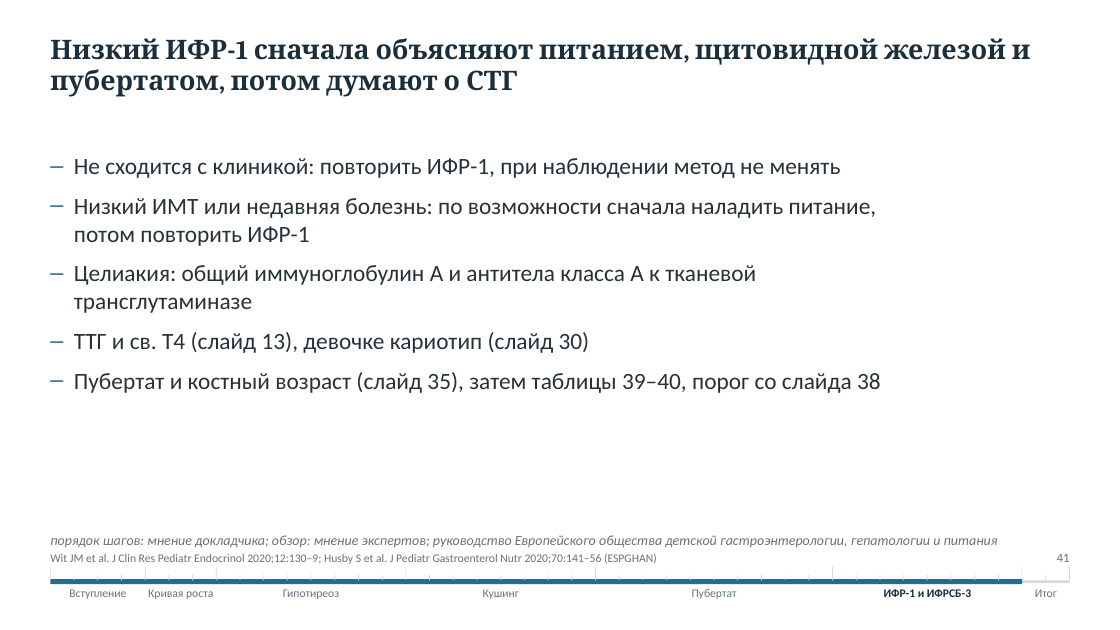
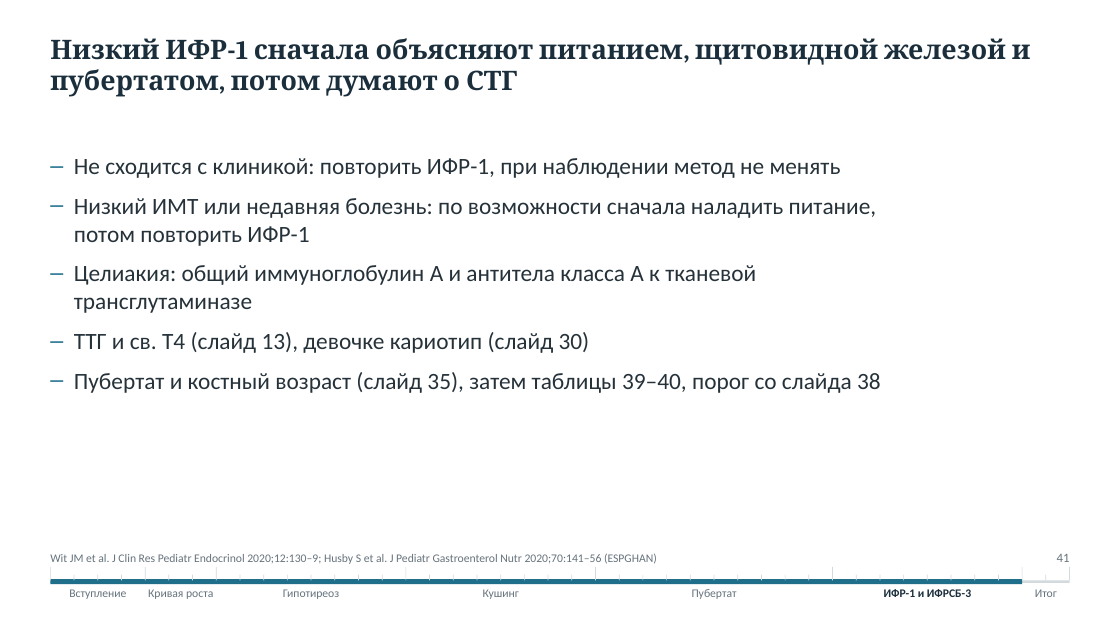
Before and after one commit to drabdulbosit1-eng/my-test-cloud, a slide deck: slide 41 of Endo_short_stature/Эндокринные причины низкорослости 2026.pptx. Drawn at 1120x630 pixels with LibreOffice and Linux fonts; fonts in the diff are those of the drawing. Boxes give left, top, right and bottom in pixels: in the first picture for what was removed or moved away, otherwise in the second. Text is boxed around its words. In the diff, an @@ line names an element or a change of style, - is before the commit and + after.

```diff
--- a/Endo_short_stature/Эндокринные причины низкорослости 2026.pptx
+++ b/Endo_short_stature/Эндокринные причины низкорослости 2026.pptx
@@ text at (50,535,998,548): paragraph removed @@
-порядок шагов: мнение докладчика; обзор: мнение экспертов; руководство Европейского общества детской гастроэнтерологии, гепатологии и питания
```
Also in this commit, not shown: 37 other slides changed, 4 other files.
